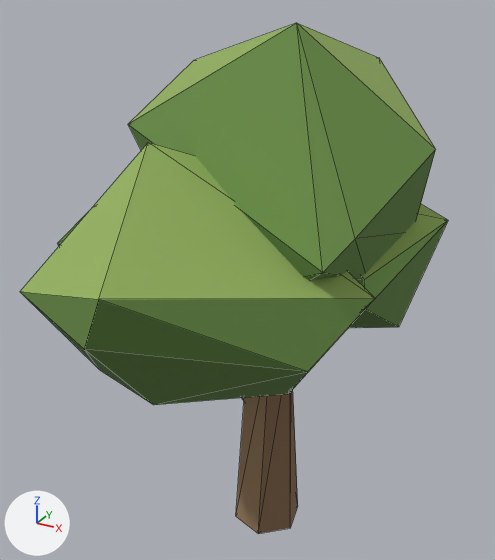
An edit to the glTF model Assets/Remains/MapRework/Models/Oak_0.glb, drawn before and after from the same camera.
Rendered twice from a camera (50 mm lens) standing at (0.45, -0.894, 0.908) and looking at (-0.042, 0.001, 0.46). The axes (+X, +Y, +Z) are drawn at lower left. The lights are the same throughout. The first picture is the older version. Mesh edges are drawn as thin lines. Vertices at exactly the same position are counted once.

In view in the first picture: 'Oak_0'.
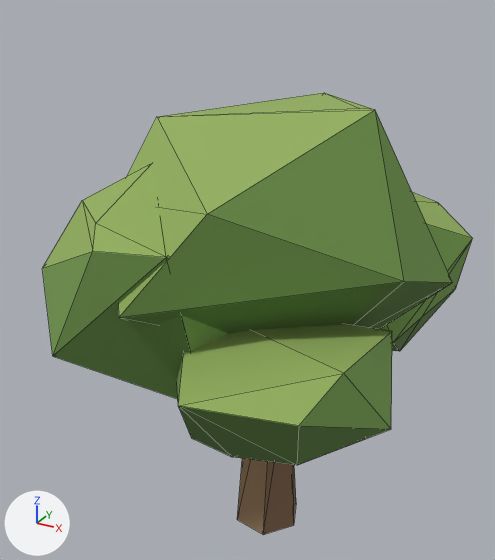
The edits, one by one:
me_oak_0 is used by ob_oak_0; location (0.0, 0.0, 0.0).
me_oak_0 had 89 vertices, 157 faces and spanned x -0.374..0.229, y -0.381..0.347, z 0.0..0.86.
me_oak_0 now has 116 vertices, 203 faces and spans x -0.286..0.279, y -0.332..0.34, z 0.0..0.761.
me_oak_0 part 1: the loose piece of 16 vertices spanning x -0.115..0.229, y -0.036..0.347, z 0.36..0.634 is rebuilt with 15 vertices and now spans x -0.191..0.262, y -0.029..0.34, z 0.302..0.605.
me_oak_0 part 2: the loose piece of 16 vertices spanning x -0.374..-0.002, y -0.183..0.136, z 0.346..0.634 is rebuilt with 16 vertices and now spans x -0.286..-0.02, y -0.153..0.171, z 0.391..0.642.
me_oak_0 part 3: the loose piece of 15 vertices spanning x -0.265..0.226, y -0.181..0.305, z 0.409..0.86 is rebuilt with 15 vertices and now spans x -0.232..0.279, y -0.281..0.29, z 0.372..0.761.
me_oak_0 part 4: the loose piece of 15 vertices spanning x -0.197..0.208, y -0.381..0.051, z 0.335..0.694 is rebuilt with 15 vertices and now spans x -0.273..0.057, y -0.276..0.08, z 0.336..0.652.
me_oak_0 part 5: the loose piece of 12 vertices spanning x -0.057..0.057, y -0.059..0.059, z 0.0..0.379 is rebuilt with 12 vertices and now spans x -0.059..0.059, y -0.056..0.056, z 0.0..0.354.
me_oak_0 part 6: a new loose piece of 15 vertices spanning x -0.107..0.262, y -0.332..0.029, z 0.28..0.484.
Other edits to the shape of me_oak_0 do not show in these pictures.

Where the change shows, as pixel boxes [x1, y1, x2, y2] in the pictures (495 x 560 px):
'Oak_0', reshaped (13% shorter)
    before: [20, 23, 448, 534]
    after: [42, 93, 472, 535]
part 1 of me_oak_0, rebuilt
    before: [349, 204, 448, 328]
    after: [380, 193, 472, 351]
part 2 of me_oak_0, rebuilt (not visible afterwards)
    before: [58, 209, 91, 246]
part 3 of me_oak_0, rebuilt (9% wider, 7% shorter)
    before: [128, 23, 436, 280]
    after: [118, 93, 453, 333]
part 4 of me_oak_0, rebuilt
    before: [20, 142, 375, 405]
    after: [42, 165, 229, 399]
part 5 of me_oak_0, rebuilt
    before: [236, 390, 298, 534]
    after: [237, 458, 296, 535]
part 6 of me_oak_0, added (green)
    after: [177, 324, 392, 465]
